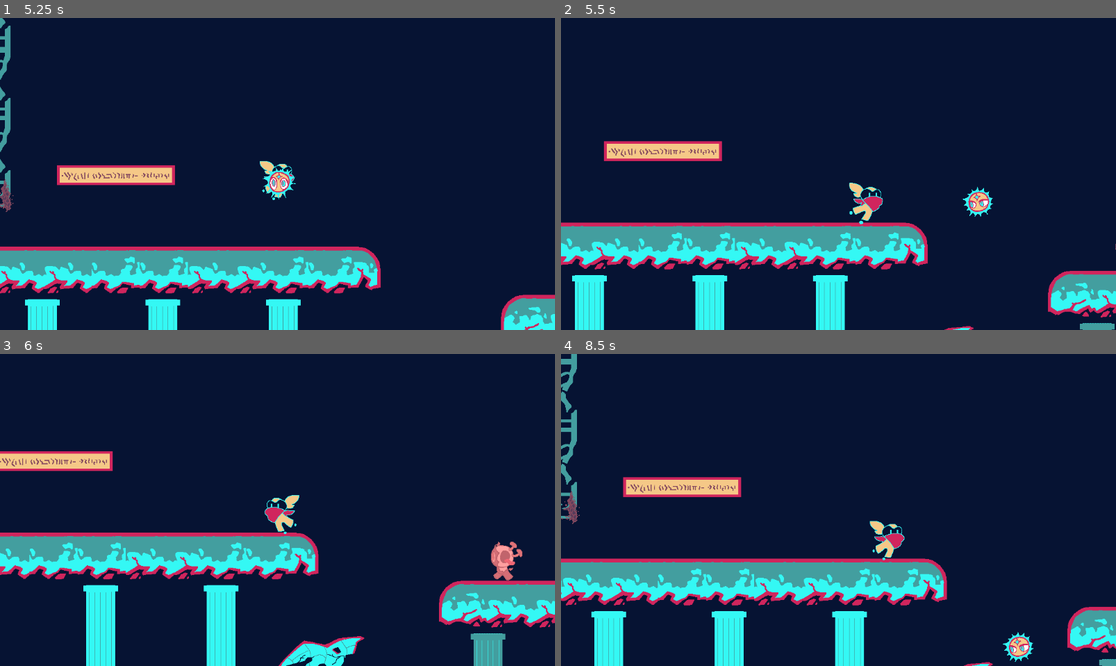
Above: before the commit, frames 1-4 (two rows, left to right).
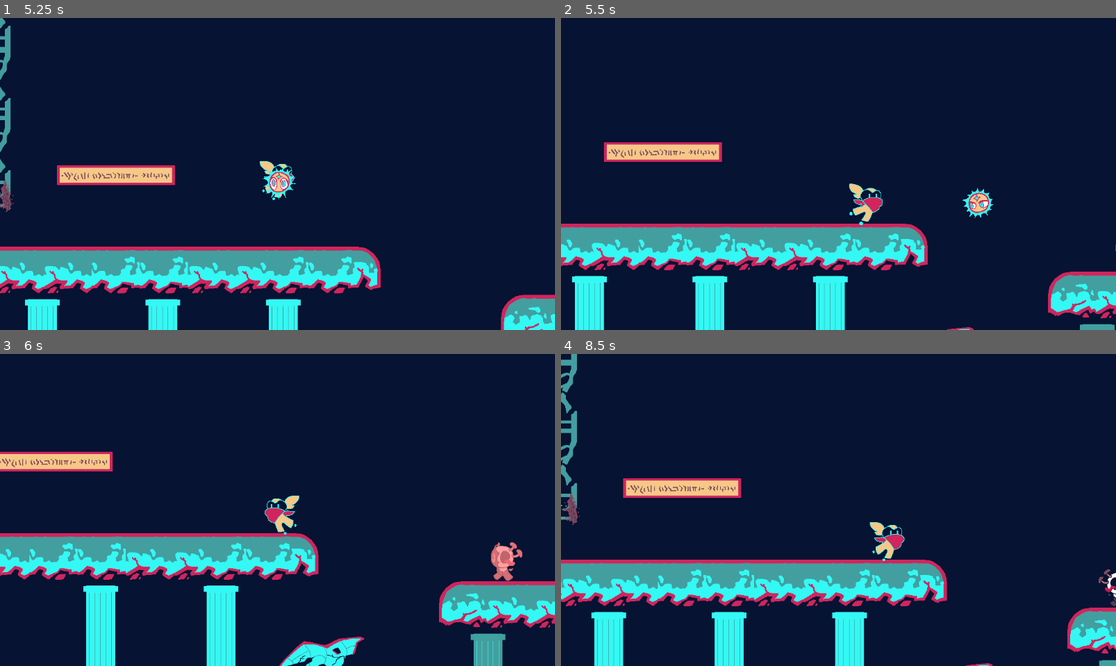
Above: after the commit, the same moments.

Repository: CookieRA9001/SI_motroidvenia
Game: Godot game, scene res://sceans/startingLevel.tscn
The game is run twice, just before and just after one commit, with the same random seed, the same clock (stepped at 60 frames per second) and the same inputs.
Inputs:
- Up to frame 1 (5.25 s): hold D (move_right) 0.53-2.03 s; tap E (swap) at 0.6, 1.55, 2.1, 3.05, 3.6, 4.55, 5.1 s; tap Space (jump) at 0.77, 1.52, 3.02, 3.77, 4.52 s; tap Q (throw) at 0.8, 1.35, 2.3, 2.85, 3.8, 4.35 s; hold A (move_left) 2.03-2.78 s; hold D (move_right) 2.78-4.28 s; hold A (move_left) 4.28-5.03 s; hold D (move_right) from 5.03 s (still down)
- Up to frame 2 (5.5 s): keep holding D (move_right); tap Q (throw) at 5.3 s
- Up to frame 3 (6 s): release D (move_right) at 5.78 s; hold A (move_left) from 5.78 s (still down); tap Q (throw) at 5.85 s
- Up to frame 4 (8.5 s): tap Space (jump) at 6.02, 6.77, 7.52 s; tap E (swap) at 6.05, 6.6, 7.55, 8.1 s; tap Q (throw) at 6.8, 7.35, 8.3 s; release A (move_left) at 7.28 s; hold D (move_right) from 7.28 s (still down)

Frame 1 is identical in both runs. In frame 2, 3.2% of the frame differs, in the area x 0-100%, y 39-100%; in frame 3, 2.3%; in frame 4, 3.7%, in the area x 0-100%, y 1-100%.

Commit message:
fixed friendly bugs

Diff:
--- a/scripts/friendly.gd
+++ b/scripts/friendly.gd
@@ -67,10 +67,11 @@
 		move_and_slide()
 
 func holdMe():
+	if friendly_status != Status.HELD:
+		$Hold.play()
+		animation_player.play("hold")
 	velocity = Vector2(0,0);
 	friendly_status = Status.HELD
-	animation_player.play("hold")
-	$Hold.play()
 
 func unholdMe():
 	friendly_status = Status.FOLLOWING
--- a/scripts/player.gd
+++ b/scripts/player.gd
@@ -72,7 +72,7 @@
 
 	if len(friendly_found) == 1:
 		held_friendly = friendly_found[0]
-		if held_friendly.has_method("holdMe"):
+		if held_friendly.has_method("holdMe") and position.distance_to(held_friendly.position)<80:
 			held_friendly.holdMe()
 		return
 
@@ -105,11 +105,10 @@
 	elif Input.is_action_pressed("down"):
 		direction.x = 0
 		direction.y = 1
+		velocity.y = -BoostPower
 
 	if held_friendly.has_method("throwMe"):
 		held_friendly.throwMe(direction)
-		var boost = velocity.normalized() * BoostPower
-		velocity = boost
 
 	held_friendly = null
 
@@ -124,7 +123,7 @@
 	animated_sprite.play("idle") # TODO: switch to damage animation, if added?
 	$hurt.play()
 	if currentHealth <= 0:
-		print("You died!")
+		#print("You died!")
 		isHurt = true
 		knockback(area)
 		Engine.time_scale = 0.5
@@ -148,7 +147,7 @@
 
 func knockback(area:Area2D):
 	var knockbackDirections = (global_position - area.global_position).normalized() * knockbackPower
-	print(knockbackDirections.x)
+	#print(knockbackDirections.x)
 	velocity = knockbackDirections
 
 func _on_hurtbox_area_entered(area):
